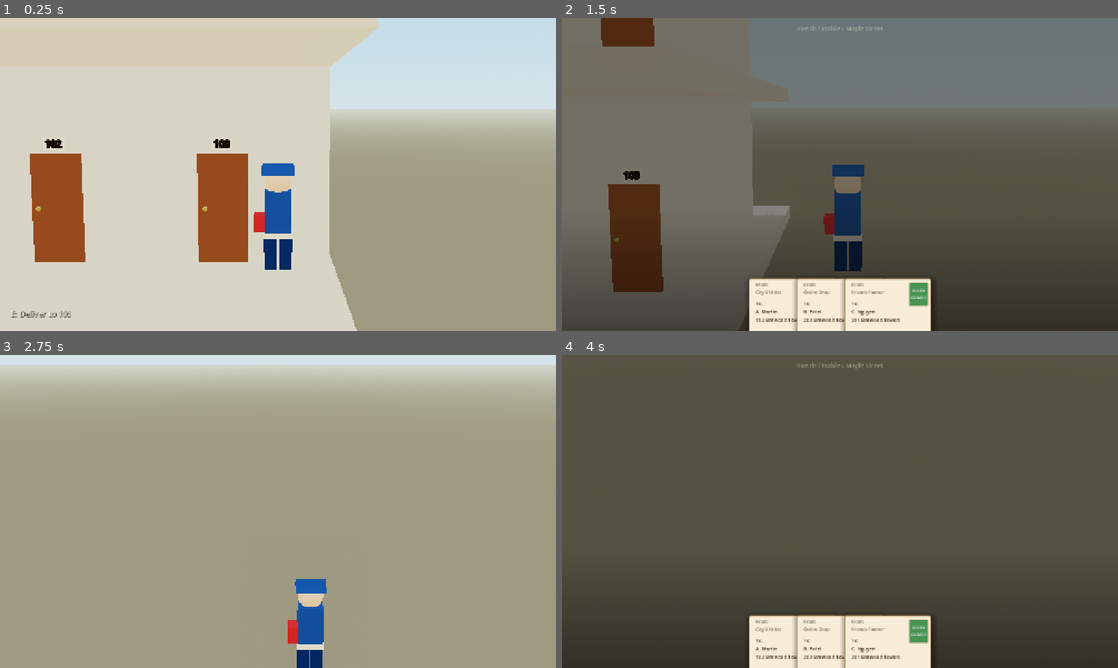
Above: before the commit, frames 1-4 (two rows, left to right).
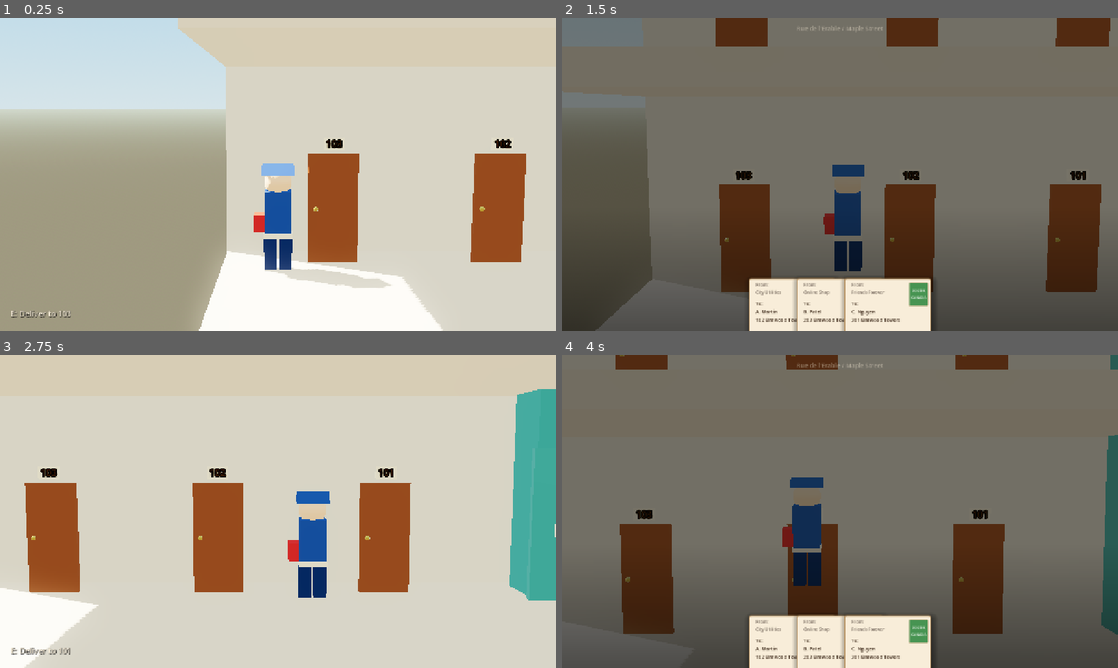
Above: after the commit, the same moments.

Repository: mariam-arab/Mailman
Game: Godot game, scene res://scenes/levels/apartment_01.tscn
Same seed, same stepped clock (60 frames per second), same inputs: the game is played once before the commit and once after it. This scene is started directly instead of the project's main scene.
Inputs (mouse positions are in pixels of both pictures, inside the frame that each line leads up to):
- Up to frame 1 (0.25 s): no input
- Up to frame 2 (1.5 s): move the mouse to (962, 158) at 0.52 s; hold D (move_right) 0.53-1.25 s; hold Tab (inspect_mail) 0.53-1.25 s; click (962, 158) at 0.67 s; tap Space (jump) at 0.77 s; drag from (728, 190) to (812, 237) at 1.27 s
- Up to frame 3 (2.75 s): move the mouse to (333, 442) at 2.02 s; hold D (move_right) from 2.03 s (still down); hold Tab (inspect_mail) from 2.03 s (still down)
- Up to frame 4 (4 s): release D (move_right) at 2.75 s; release Tab (inspect_mail) at 2.75 s; drag from (812, 574) to (673, 464) at 2.77 s; move the mouse to (1006, 558) at 3.52 s; hold A (move_left) from 3.53 s (still down); hold Tab (inspect_mail) from 3.53 s (still down); tap Space (jump) at 3.77 s

The runs differ from the first frame. In frame 1, 83% of the frame differs, in the area x 0-100%, y 0-100%; in frame 2, 45%; in frame 3, 96%; in frame 4, 90%.

Commit message:
mirror level

Diff:
--- a/scenes/levels/apartment_01.tscn
+++ b/scenes/levels/apartment_01.tscn
@@ -73,7 +73,7 @@
 directional_shadow_max_distance = 80.0
 
 [node name="SideCamera" type="Camera3D" parent="." unique_id=1004]
-transform = Transform3D(0, -0.407, 0.913, 0, 0.913, 0.407, -1, 0, 0, 10, 3.0, -9)
+transform = Transform3D(0, -0.407, 0.913, 0, 0.913, 0.407, -1, 0, 0, 10, 3.0, 3)
 current = true
 fov = 30.0
 near = 0.1
@@ -123,7 +123,7 @@
 surface_material_override/0 = SubResource("Material_wall")
 
 [node name="ElevatorShaft" type="MeshInstance3D" parent="." unique_id=1016]
-transform = Transform3D(1, 0, 0, 0, 1, 0, 0, 0, 1, -0.5, 5.5, 1)
+transform = Transform3D(1, 0, 0, 0, 1, 0, 0, 0, 1, -0.5, 5.5, -7)
 mesh = SubResource("BoxMesh_shaft")
 surface_material_override/0 = SubResource("Material_shaft")
 
@@ -158,60 +158,60 @@
 shape = SubResource("BoxShape3D_edge")
 
 [node name="Door101" parent="." unique_id=1026 instance=ExtResource("4_door")]
-transform = Transform3D(1, 0, 0, 0, 1, 0, 0, 0, 1, -0.5, 0, -2)
+transform = Transform3D(1, 0, 0, 0, 1, 0, 0, 0, 1, -0.5, 0, -4)
 house_id = "apt_101"
 house_label = "101"
 
 [node name="Door102" parent="." unique_id=1027 instance=ExtResource("4_door")]
-transform = Transform3D(1, 0, 0, 0, 1, 0, 0, 0, 1, -0.5, 0, -5)
+transform = Transform3D(1, 0, 0, 0, 1, 0, 0, 0, 1, -0.5, 0, -1)
 house_id = "apt_102"
 house_label = "102"
 
 [node name="Door103" parent="." unique_id=1028 instance=ExtResource("4_door")]
-transform = Transform3D(1, 0, 0, 0, 1, 0, 0, 0, 1, -0.5, 0, -8)
+transform = Transform3D(1, 0, 0, 0, 1, 0, 0, 0, 1, -0.5, 0, 2)
 house_id = "apt_103"
 house_label = "103"
 
 [node name="Door201" parent="." unique_id=1029 instance=ExtResource("4_door")]
-transform = Transform3D(1, 0, 0, 0, 1, 0, 0, 0, 1, -0.5, 4, -2)
+transform = Transform3D(1, 0, 0, 0, 1, 0, 0, 0, 1, -0.5, 4, -4)
 house_id = "apt_201"
 house_label = "201"
 
 [node name="Door202" parent="." unique_id=1030 instance=ExtResource("4_door")]
-transform = Transform3D(1, 0, 0, 0, 1, 0, 0, 0, 1, -0.5, 4, -5)
+transform = Transform3D(1, 0, 0, 0, 1, 0, 0, 0, 1, -0.5, 4, -1)
 house_id = "apt_202"
 house_label = "202"
 
 [node name="Door203" parent="." unique_id=1031 instance=ExtResource("4_door")]
-transform = Transform3D(1, 0, 0, 0, 1, 0, 0, 0, 1, -0.5, 4, -8)
+transform = Transform3D(1, 0, 0, 0, 1, 0, 0, 0, 1, -0.5, 4, 2)
 house_id = "apt_203"
 house_label = "203"
 
 [node name="Door301" parent="." unique_id=1032 instance=ExtResource("4_door")]
-transform = Transform3D(1, 0, 0, 0, 1, 0, 0, 0, 1, -0.5, 8, -2)
+transform = Transform3D(1, 0, 0, 0, 1, 0, 0, 0, 1, -0.5, 8, -4)
 house_id = "apt_301"
 house_label = "301"
 
 [node name="Door302" parent="." unique_id=1033 instance=ExtResource("4_door")]
-transform = Transform3D(1, 0, 0, 0, 1, 0, 0, 0, 1, -0.5, 8, -5)
+transform = Transform3D(1, 0, 0, 0, 1, 0, 0, 0, 1, -0.5, 8, -1)
 house_id = "apt_302"
 house_label = "302"
 
 [node name="Door303" parent="." unique_id=1034 instance=ExtResource("4_door")]
-transform = Transform3D(1, 0, 0, 0, 1, 0, 0, 0, 1, -0.5, 8, -8)
+transform = Transform3D(1, 0, 0, 0, 1, 0, 0, 0, 1, -0.5, 8, 2)
 house_id = "apt_303"
 house_label = "303"
 
 [node name="Elevator1" parent="." unique_id=1035 instance=ExtResource("5_elevator")]
-transform = Transform3D(1, 0, 0, 0, 1, 0, 0, 0, 1, -0.5, 0, 1)
+transform = Transform3D(1, 0, 0, 0, 1, 0, 0, 0, 1, -0.5, 0, -7)
 
 [node name="Elevator2" parent="." unique_id=1036 instance=ExtResource("5_elevator")]
-transform = Transform3D(1, 0, 0, 0, 1, 0, 0, 0, 1, -0.5, 4, 1)
+transform = Transform3D(1, 0, 0, 0, 1, 0, 0, 0, 1, -0.5, 4, -7)
 
 [node name="Elevator3" parent="." unique_id=1037 instance=ExtResource("5_elevator")]
-transform = Transform3D(1, 0, 0, 0, 1, 0, 0, 0, 1, -0.5, 8, 1)
+transform = Transform3D(1, 0, 0, 0, 1, 0, 0, 0, 1, -0.5, 8, -7)
 
 [node name="Player" parent="." unique_id=1038 instance=ExtResource("2_player")]
-transform = Transform3D(1, 0, 0, 0, 1, 0, 0, 0, 1, 0, 0.5, -9)
+transform = Transform3D(1, 0, 0, 0, 1, 0, 0, 0, 1, 0, 0.5, 3)
 
 [node name="HUD" parent="." unique_id=1039 instance=ExtResource("3_hud")]
